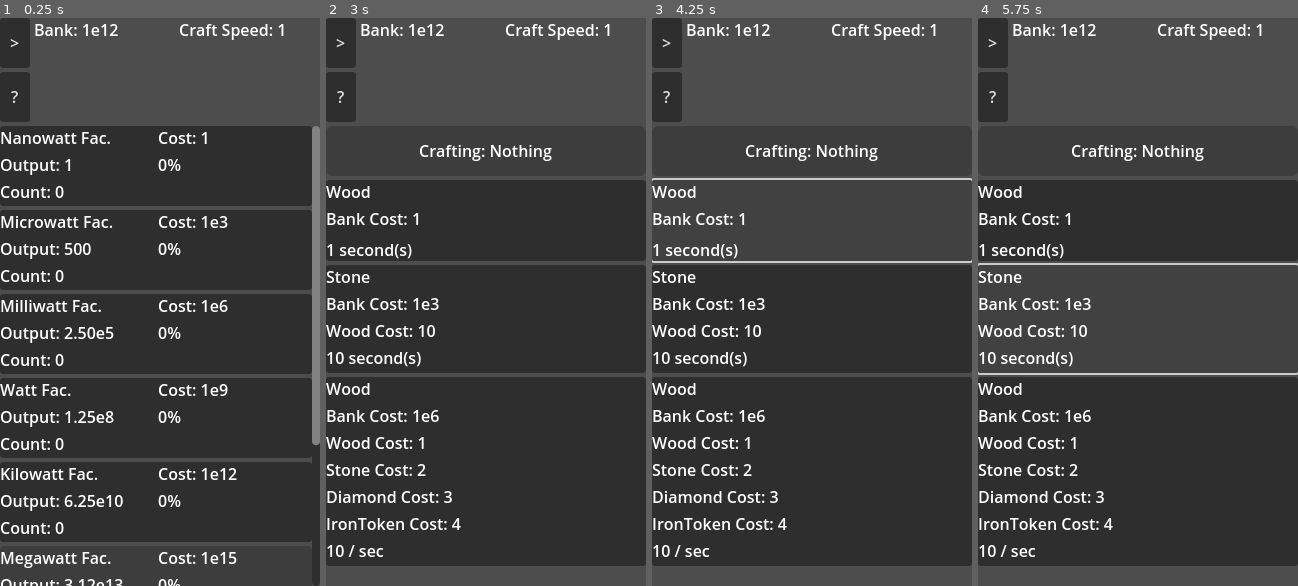
Above: before the commit, frames 1-4 (left to right).
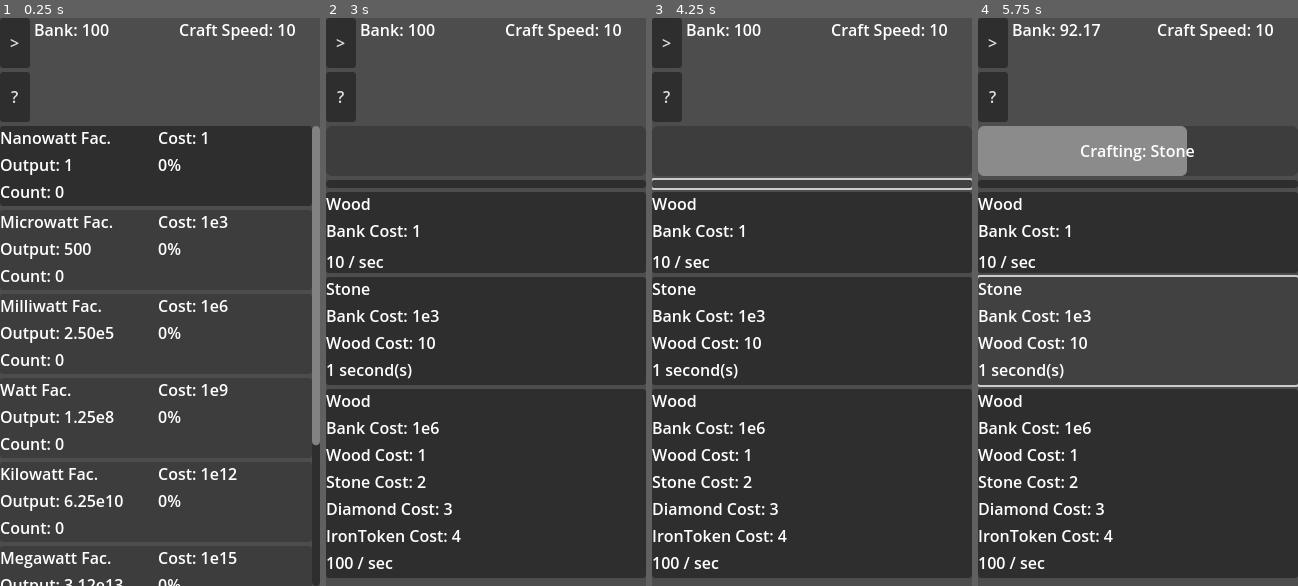
Above: after the commit, the same moments.

Repository: DylanBulfin/IncrementalGame
Game: Godot game, scene res://incremental_game.tscn
The game is run twice, just before and just after one commit, with the same random seed, the same clock (stepped at 60 frames per second) and the same inputs.
Inputs (mouse positions are in pixels of both pictures, inside the frame that each line leads up to; where the layout moved, square brackets give the same spot in the first picture):
- Up to frame 1 (0.25 s): no input
- Up to frame 2 (3 s): click "?" at 0.5 s; click "x" at 1.25 s; click ">" at 2 s; tap Enter at 2.75 s; move the mouse to (556, 273) at 2.77 s; tap 1 (screen1) at 2.85 s; click (556, 273) at 2.92 s
- Up to frame 3 (4.25 s): click (812, 182) at 3.52 s
- Up to frame 4 (5.75 s): click (1138, 233) [1138, 222] at 4.25 s; click (1138, 319) at 5.02 s

The runs differ from the first frame. In frame 1, 0.1% of the frame differs, in the area x 28-93%, y 1-4%; in frame 2, 13%; in frame 3, 13%; in frame 4, 18%, in the area x 0-100%, y 1-99%.

Commit message:
Flesh out recipe support

Diff:
--- a/scenes/components/scripts/recipe_entry.gd
+++ b/scenes/components/scripts/recipe_entry.gd
@@ -23,6 +23,9 @@
 func _on_cspeed_change() -> void:
 	update_text()
 
+func _pressed() -> void:
+	State.manufacturing_activate_recipe(base)
+
 func update_text() -> void:
 	%NameLabel.text = State.material_name(base.output())
 	%BankCostLabel.text = str("Bank Cost: ", State.fnum(base.bank_cost()))
--- a/scenes/screens/crafting_screen.tscn
+++ b/scenes/screens/crafting_screen.tscn
@@ -19,12 +19,13 @@
 grow_horizontal = 2
 grow_vertical = 2
 
-[node name="ProgressBar" type="ProgressBar" parent="VBoxContainer"]
+[node name="CraftingProgress" type="ProgressBar" parent="VBoxContainer"]
+unique_name_in_owner = true
 custom_minimum_size = Vector2(0, 50)
 layout_mode = 2
 show_percentage = false
 
-[node name="CenterContainer" type="CenterContainer" parent="VBoxContainer/ProgressBar"]
+[node name="CenterContainer" type="CenterContainer" parent="VBoxContainer/CraftingProgress"]
 layout_mode = 1
 anchors_preset = 15
 anchor_right = 1.0
@@ -32,9 +33,12 @@
 grow_horizontal = 2
 grow_vertical = 2
 
-[node name="Label" type="Label" parent="VBoxContainer/ProgressBar/CenterContainer"]
+[node name="CraftingProgressLabel" type="Label" parent="VBoxContainer/CraftingProgress/CenterContainer"]
+unique_name_in_owner = true
 layout_mode = 2
-text = "Crafting: Nothing"
+
+[node name="StopButton" type="Button" parent="VBoxContainer"]
+layout_mode = 2
 
 [node name="RecipeContainer" type="GridContainer" parent="VBoxContainer"]
 unique_name_in_owner = true
--- a/scenes/screens/scripts/crafting_screen.gd
+++ b/scenes/screens/scripts/crafting_screen.gd
@@ -1,5 +1,13 @@
 extends Control
 
+
+var is_active: bool
+var curr_recipe#: Models.CraftingRecipe
+var tween#: Tween
+
+# Whenever we have creation faster than 4/second or so, it's easier to just calculate
+# crafting output in bulk
+var is_fast: bool
 
 # Called when the node enters the scene tree for the first time.
 func _ready() -> void:
@@ -9,3 +17,75 @@
 		var node = entry_scene.instantiate()
 		node.base = rec
 		%RecipeContainer.add_child(node)
+
+	State.connect("recipe_change", _on_recipe_change)
+
+func _process(delta: float) -> void:
+	if is_active and is_fast:
+		var rec_per_s = State.cspeed() / curr_recipe.time_cost_s()
+		var total_output = delta * rec_per_s * State.coutput()
+
+		if State.manufacturing_try_debit(curr_recipe.material_costs(), curr_recipe.bank_cost(), delta * rec_per_s):
+			State.manufacturing_credit_materials(curr_recipe.output(), total_output)
+
+func _on_recipe_change(recipe: Models.Recipe) -> void:
+	# Assume that any new recipe is not fast
+	is_fast = false
+
+	if recipe == curr_recipe:
+		# Pressed the same recipe that's active, deactivate it instead
+		cancel_recipe()
+		is_active = false
+		curr_recipe = null
+
+		%CraftingProgressLabel.text = "Crafting: Nothing"
+
+		return
+
+	var rec_time = recipe.time_cost_s() / State.cspeed()
+
+	if is_active:
+		# Disable the current recipe and refund resources
+		cancel_recipe()
+
+	if rec_time >= 0.25:
+		# If time is high enough we can just use tweeners and callbacks
+		init_tween(rec_time)
+	# If time is less than this we will calculate the output in the process function
+	else:
+		is_fast = true
+
+	is_active = true
+	curr_recipe = recipe
+
+	%CraftingProgressLabel.text = str("Crafting: ", State.material_name(curr_recipe.output()))
+
+	State.manufacturing_try_debit(curr_recipe.material_costs(), curr_recipe.bank_cost())
+
+func init_tween(time: float) -> void:
+	%CraftingProgress.value = 0 # Just in case
+	tween = get_tree().create_tween()
+	tween.tween_property(%CraftingProgress, "value", 100.0, time)
+	tween.tween_callback(process_recipe_completion)
+
+func kill_tween() -> void:
+	if tween != null:
+		tween.kill()
+		tween = null
+	%CraftingProgress.value = 0
+
+func cancel_recipe() -> void:
+	# Disable the current recipe and refund resources
+	State.bank_credit(curr_recipe.bank_cost())
+	for mc in curr_recipe.material_costs():
+		State.manufacturing_credit_materials(mc.material(), mc.count())
+	kill_tween()
+
+
+func process_recipe_completion():
+	State.manufacturing_credit_materials(curr_recipe.output(), State.coutput())
+
+	kill_tween()
+
+	if State.manufacturing_try_debit(curr_recipe.material_costs(), curr_recipe.bank_cost()):
+		init_tween(curr_recipe.time_cost_s() / State.cspeed())
--- a/scripts/global/state.gd
+++ b/scripts/global/state.gd
@@ -9,14 +9,17 @@
 signal cspeed_change
 signal upgrade_changed(id: int)
 signal inventory_change # May want to add id arg later?
+signal recipe_change(recipe: Models.Recipe)
 
 # Globally-relevant variables
 var update_interval_s: float = 0.2
+var fast_craft_cutoff_s: float = 0.25
 
 var _curr_screen: int = 0
 
-var _bank: float = 1.0e12
-var _cspeed: float = 1.0 # Crafting/manufacturing speed
+var _bank: float = 100.0
+var _cspeed: float = 10.0 # Crafting/manufacturing speed
+var _coutput: float = 1.0 # Crafting/manufacturing output multi
 
 var _header_sets: Array#[HeaderSetModel]
 var _screens: Array[String] = preload("res://resources/side_menu_items.tres").items
@@ -32,6 +35,7 @@
 #region Getters
 func bank() -> float: return _bank
 func cspeed() -> float: return _cspeed
+func coutput() -> float: return _coutput
 func header_set(id: int) -> Models.HeaderSet: return _header_sets[id]
 func curr_screen_title() -> String: return _screens[_curr_screen]
 func screens() -> Array[String]: return _screens
@@ -218,15 +222,15 @@
 			rec.output,
 		))
 
-func manufacturing_can_afford_materials(materials: Array[Models.MaterialCost]) -> bool:
+func manufacturing_can_afford_materials(materials: Array, n_times: float = 1) -> bool:
 	return materials \
-		.map(func(m): return _inventory_map[m.material()].count() >= m.count()) \
+		.map(func(m): return _inventory_map[m.material()].count() >= m.count() * n_times) \
 		.reduce(func(a, m): return a and m, true)
 
-func manufacturing_try_debit(materials: Array[Models.MaterialCost], bank_cost: float) -> bool:
-	if manufacturing_can_afford_materials(materials) and bank_try_debit(bank_cost):
+func manufacturing_try_debit(materials: Array, bank_cost: float, n_times: float = 1) -> bool:
+	if manufacturing_can_afford_materials(materials, n_times) and bank_try_debit(bank_cost * n_times):
 		for mc in materials:
-			_inventory_map[mc.material()]._count -= mc.count()
+			_inventory_map[mc.material()]._count -= mc.count() * n_times
 		inventory_change.emit()
 		return true
 	else:
@@ -239,6 +243,9 @@
 func manufacturing_multiply_speed(factor: float) -> void:
 	_cspeed *= factor
 	cspeed_change.emit()
+
+func manufacturing_activate_recipe(recipe: Models.Recipe) -> void:
+	recipe_change.emit(recipe)
 #endregion
 
 #region Utils
--- a/scripts/popup_manager.gd
+++ b/scripts/popup_manager.gd
@@ -41,6 +41,8 @@
 			text = "The R&D menu contains various upgrades you can purchase with proceeds from your facilities. The upgrades are separated into categories based on the system they primarily affect."
 		"Stock":
 			text = "The Stock menu contains your inventory of materials made in the manufacturing screen."
+		"Manufacturing":
+			text = "The Manufacturing menu allows you to craft recipes to gain materials."
 		_:
 			text = "This menu has not yet been implemented"
 
